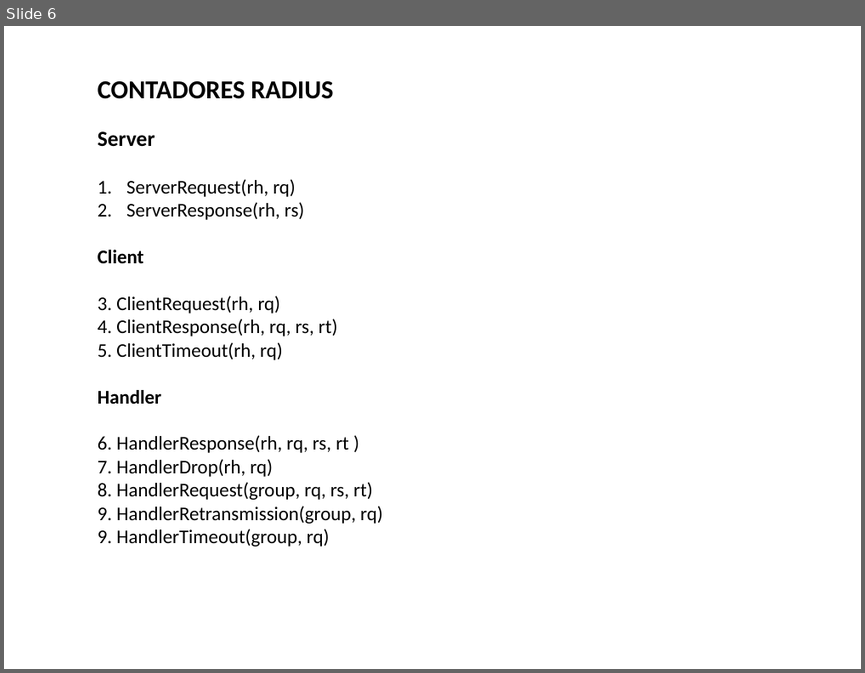
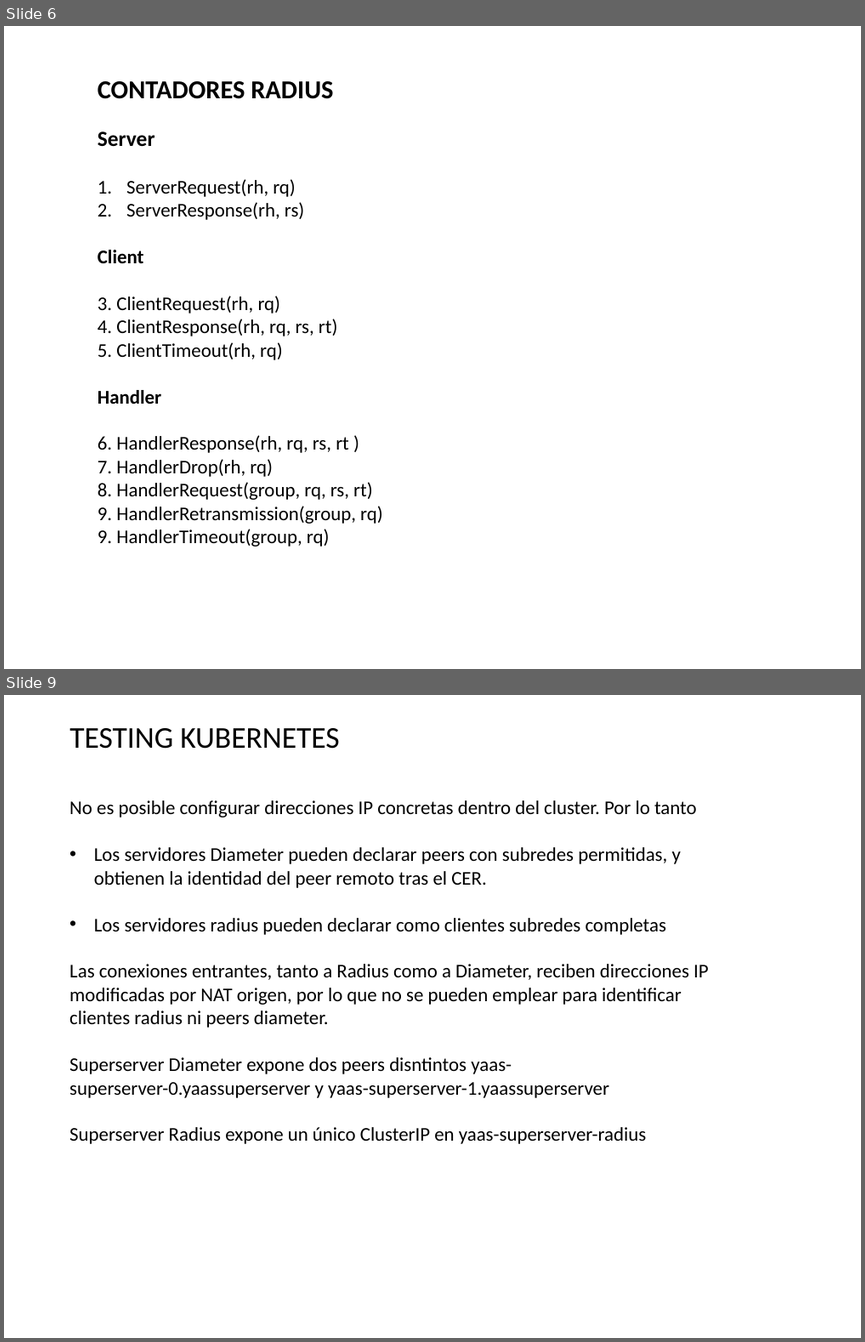
Before and after one commit to francistor/yaas, a slide deck: DiameterServerDesign.pptx. Shown one above the other, each under a label of ours: slide 6 before the commit, slides 6 and 9 after it; the slides between them are not shown. The pictures are 865x673 and 865x1342 pixels, drawn with LibreOffice and Linux fonts; fonts in the diff are those of the drawing. Boxes give left, top, right and bottom in pixels: in the first picture for what was removed or moved away, otherwise in the second. Text is boxed around its words. In the diff, an @@ line names an element or a change of style, - is before the commit and + after.

Commit message:
Added performance to Kubernetes testing

```diff
--- a/DiameterServerDesign.pptx
+++ b/DiameterServerDesign.pptx
@@ slide 9 added at (x1=4, y1=695, x2=861, y2=1338), background #FFFFFF @@
@@ text added at (x1=69, y1=728, x2=340, y2=749), 28 pt, text #000000 @@
+TESTING KUBERNETES
@@ text added at (x1=69, y1=800, x2=709, y2=1144), 18 pt, text #000000 @@
+No es posible configurar direcciones IP concretas dentro del cluster. Por lo tanto
+• Los servidores Diameter pueden declarar peers con subredes permitidas, y obtienen la identidad del peer remoto tras el CER.
+• Los servidores radius pueden declarar como clientes subredes completas
+Las conexiones entrantes, tanto a Radius como a Diameter, reciben direcciones IP modificadas por NAT origen, por lo que no se pueden emplear para identificar clientes radius ni peers diameter.
+Superserver Diameter expone dos peers disntintos yaas-superserver-0.yaassuperserver y yaas-superserver-1.yaassuperserver
+Superserver Radius expone un único ClusterIP en yaas-superserver-radius
```
Also in this commit, not shown: 2 slides changed, 1 slide removed, 2 other files.
